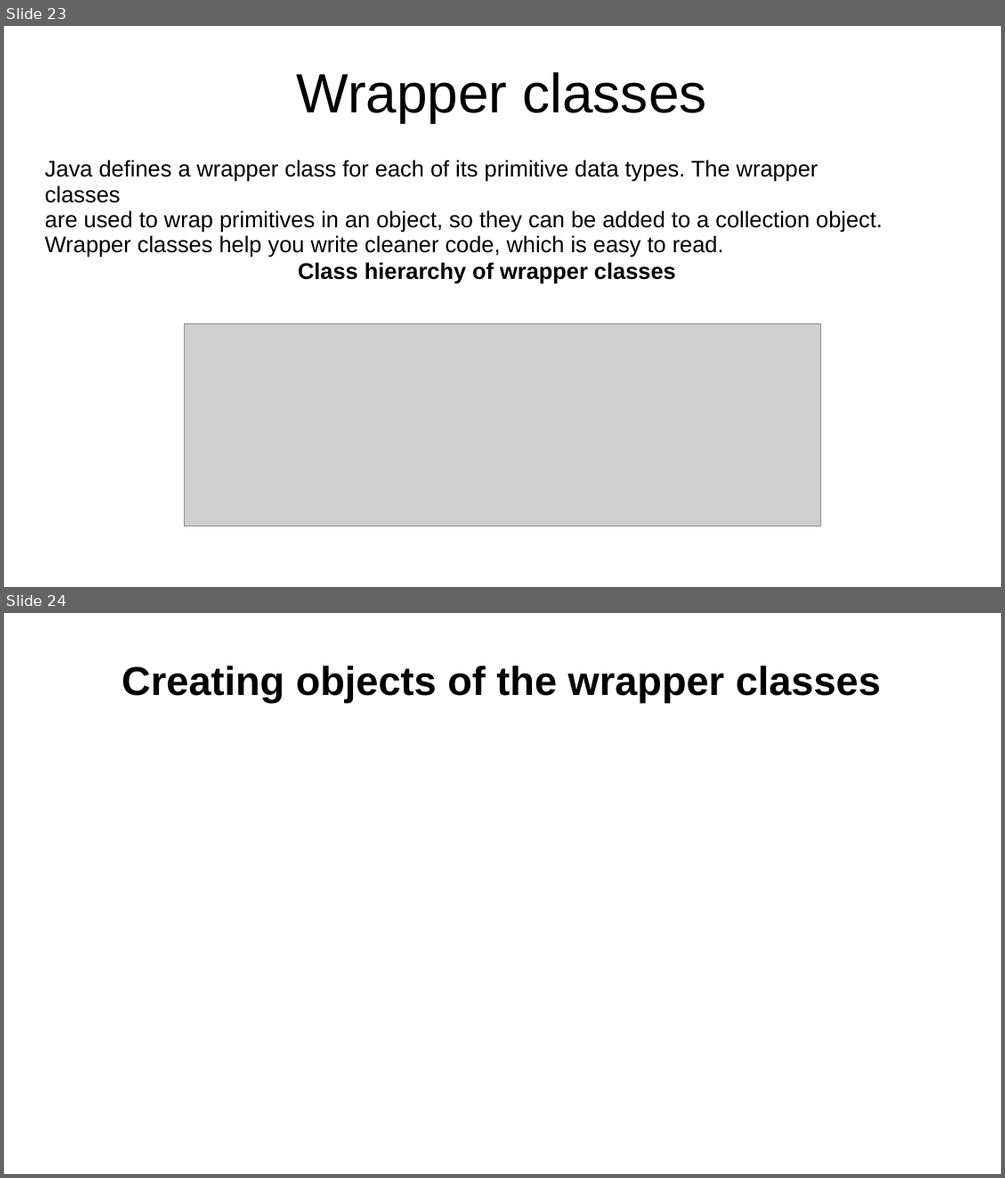
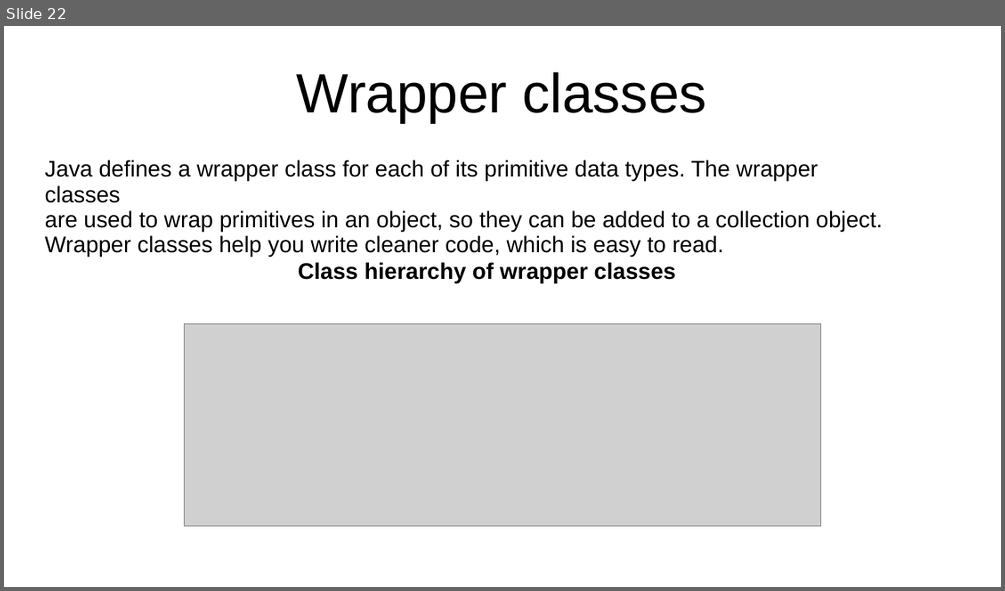
Before and after one commit to wtineomoronta/work-coding-dojo, a slide deck: Java Coding Dojo - Session 3.ppt. Shown one above the other, each under a label of ours: slides 23 and 24 before the commit, slide 22 after it. The pictures are 1005x1178 and 1005x591 pixels, drawn with LibreOffice and Linux fonts; fonts in the diff are those of the drawing; grey boxes stand for pictures. Boxes give left, top, right and bottom in pixels: in the first picture for what was removed or moved away, otherwise in the second. Text is boxed around its words. In the diff, an @@ line names an element or a change of style, - is before the commit and + after.

```diff
--- a/Java Coding Dojo - Session 3.ppt
+++ b/Java Coding Dojo - Session 3.ppt
@@ slide 24 removed at <box>4,613,1001,1174</box>, background #FFFFFF @@
@@ title removed at <box>121,666,881,702</box> @@
-Creating objects of the wrapper classes
@@ what was slide 23 is now slide 22 @@
```
Also in this commit, not shown: 1 slide added.
